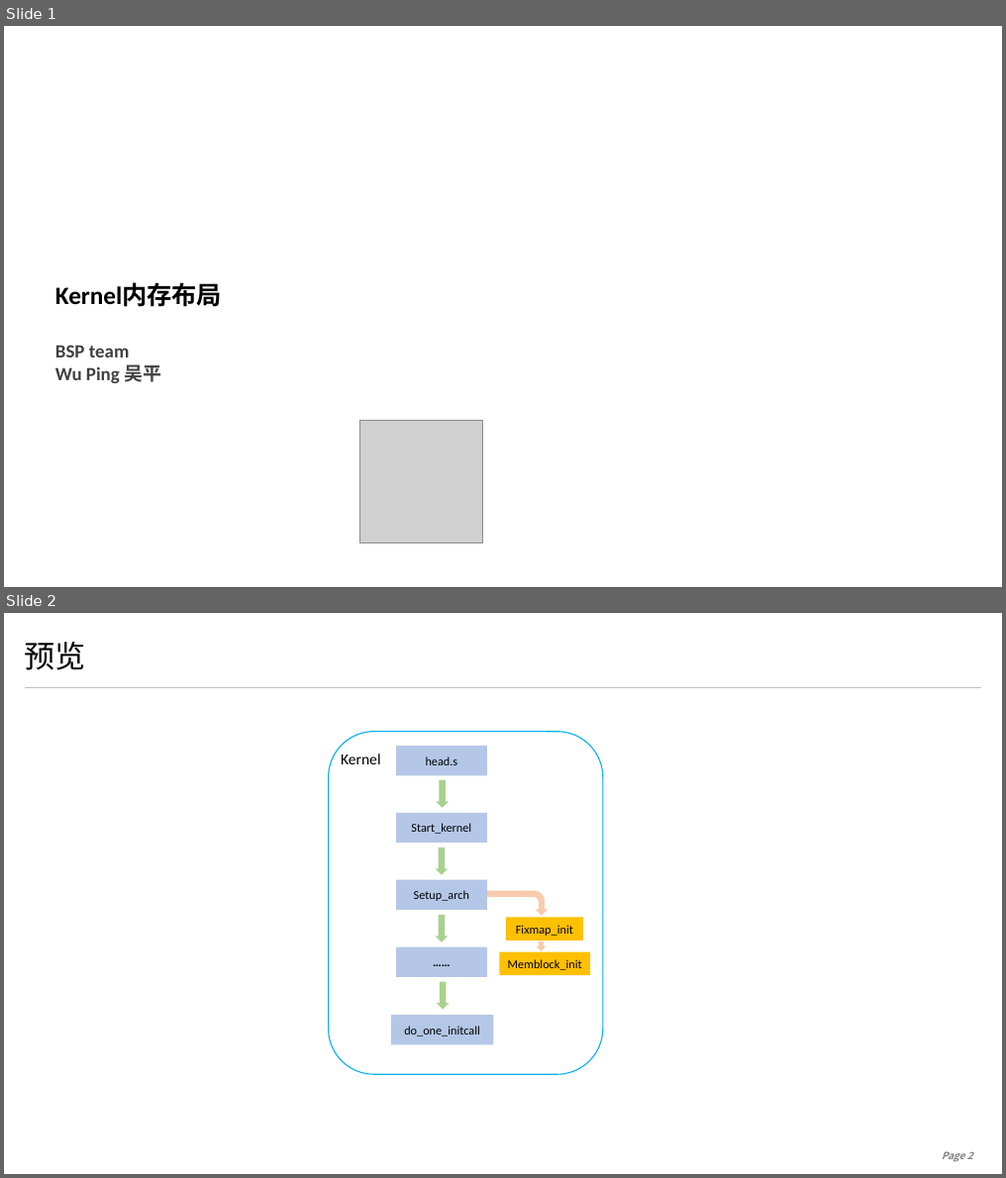
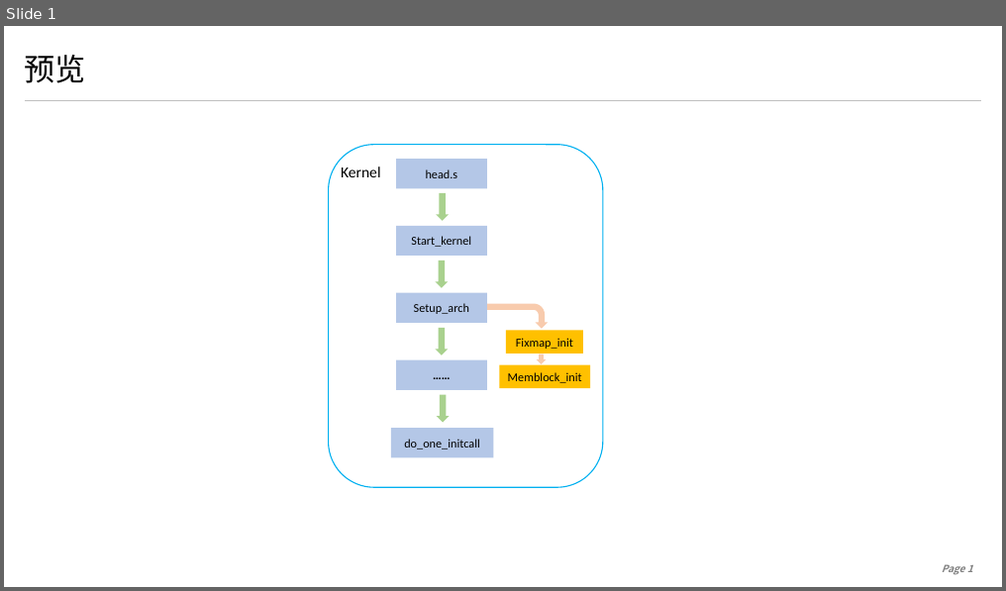
Before and after one commit to GinPot/mycode, a slide deck: 100.document/1.kernel内存布局/kernel内存布局.pptx. Shown one above the other, each under a label of ours: slides 1 and 2 before the commit, slide 1 after it. The pictures are 1006x1178 and 1006x591 pixels, drawn with LibreOffice and Linux fonts; fonts in the diff are those of the drawing; grey boxes stand for pictures; background and template pictures are left out. Boxes give left, top, right and bottom in pixels: in the first picture for what was removed or moved away, otherwise in the second. Text is boxed around its words. In the diff, an @@ line names an element or a change of style, - is before the commit and + after.

```diff
--- a/100.document/1.kernel内存布局/kernel内存布局.pptx
+++ b/100.document/1.kernel内存布局/kernel内存布局.pptx
@@ slide 1 removed at [4,26,1002,587], background picture (left out) @@
@@ title removed at [55,283,222,383] @@
-Kernel内存布局
-BSP team
-Wu Ping 吴平
@@ picture removed at [359,420,482,543] @@
@@ what was slide 2 is now slide 1 @@
```
Also in this commit, not shown: 10 other files.
